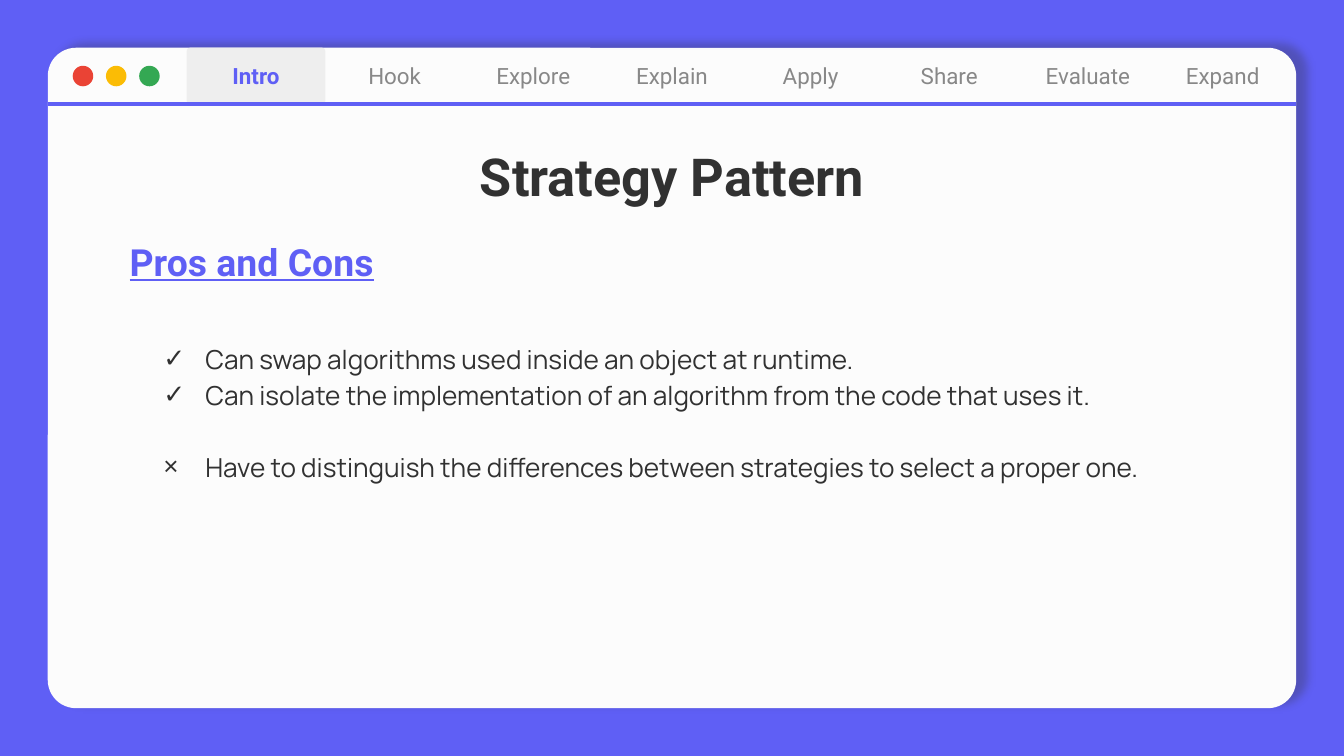
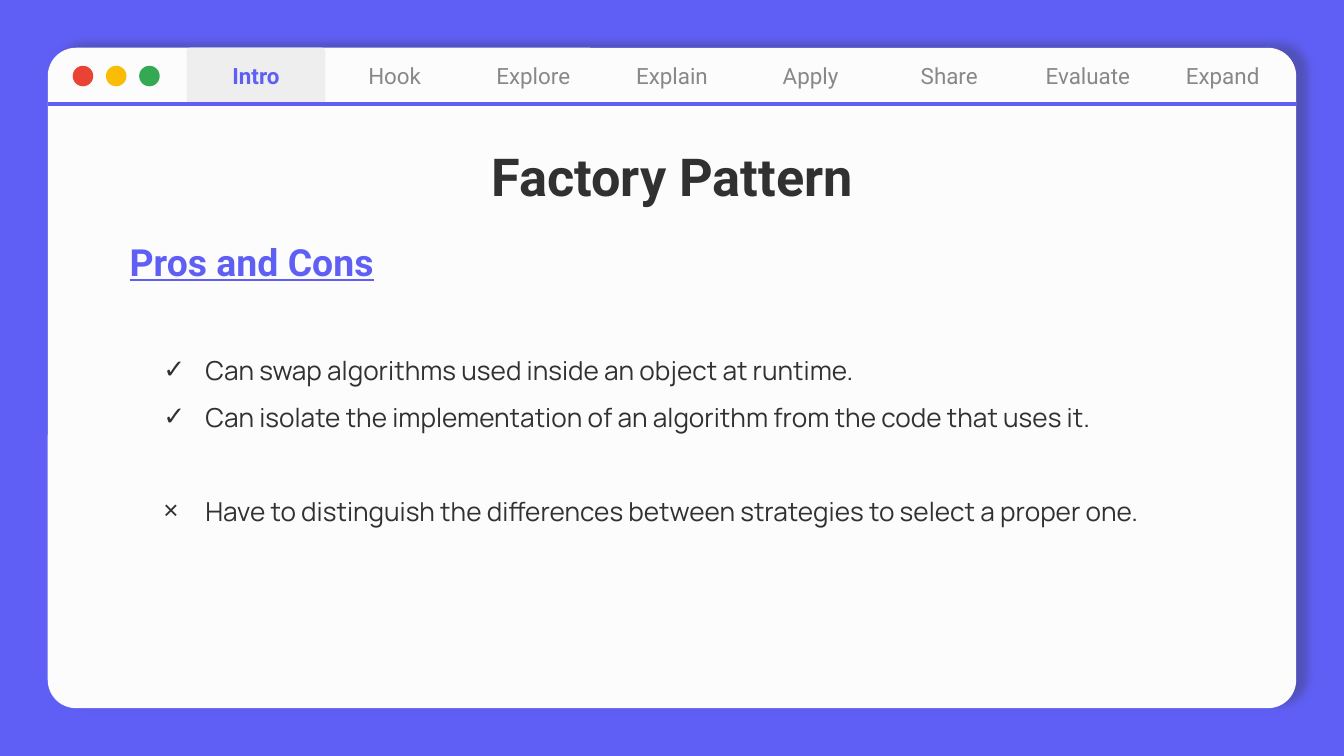
Before and after one commit to nhuhuynh1508/Design-Patterns, a slide deck: slide 8 of Factory Pattern/Factory Pattern.pptx (slide 5 before the commit). Drawn at 1344x756 pixels with LibreOffice and Linux fonts; fonts in the diff are those of the drawing. Boxes give left, top, right and bottom in pixels: in the first picture for what was removed or moved away, otherwise in the second. Text is boxed around its words. In the diff, an @@ line names an element or a change of style, - is before the commit and + after.

Commit message:
update Factory Pattern

```diff
--- a/Factory Pattern/Factory Pattern.pptx
+++ b/Factory Pattern/Factory Pattern.pptx
@@ title at <box>491,159,852,207</box>: text changed @@
-Strategy Pattern
+Factory Pattern
@@ subtitle "Can swap algorithms used inside ..." at <box>205,360,1138,528</box>: line spacing 1.15 to 1.5 @@
```
Also in this commit, not shown: 5 other slides changed, 3 slides added, 1 other file.
